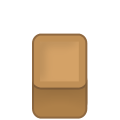
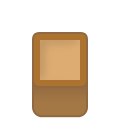
Comparing the layer stacks of the two 120×120 images. Changes:
painted on "Фигура 2" over bbox(40, 40, 80, 82)
removed layer "Фигура 1 (копия)" over bbox(32, 77, 88, 119)
added layer "Фигура 3" above "Градиентная заливка 1" over bbox(32, 32, 88, 88)
added layer "Градиентная заливка 1" above "Фигура 4" over bbox(34, 81, 86, 103)
added layer "Фигура 4" above "Фигура 1" over bbox(32, 71, 88, 118)
hid "Фигура 1" over bbox(32, 33, 88, 113)
